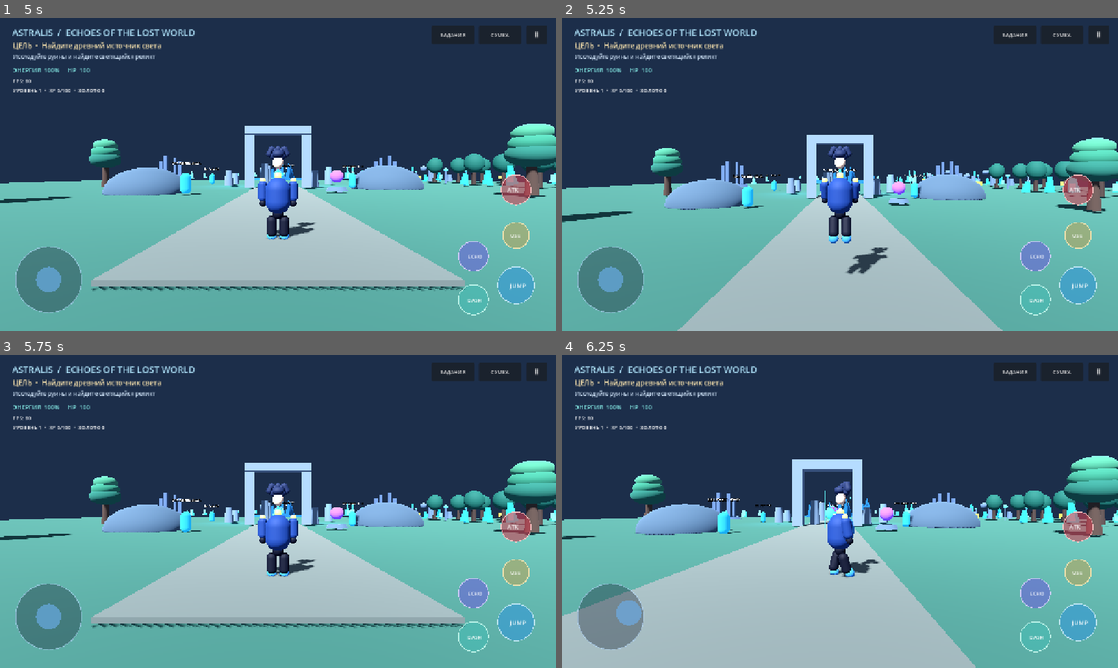
Above: before the commit, frames 1-4 (two rows, left to right).
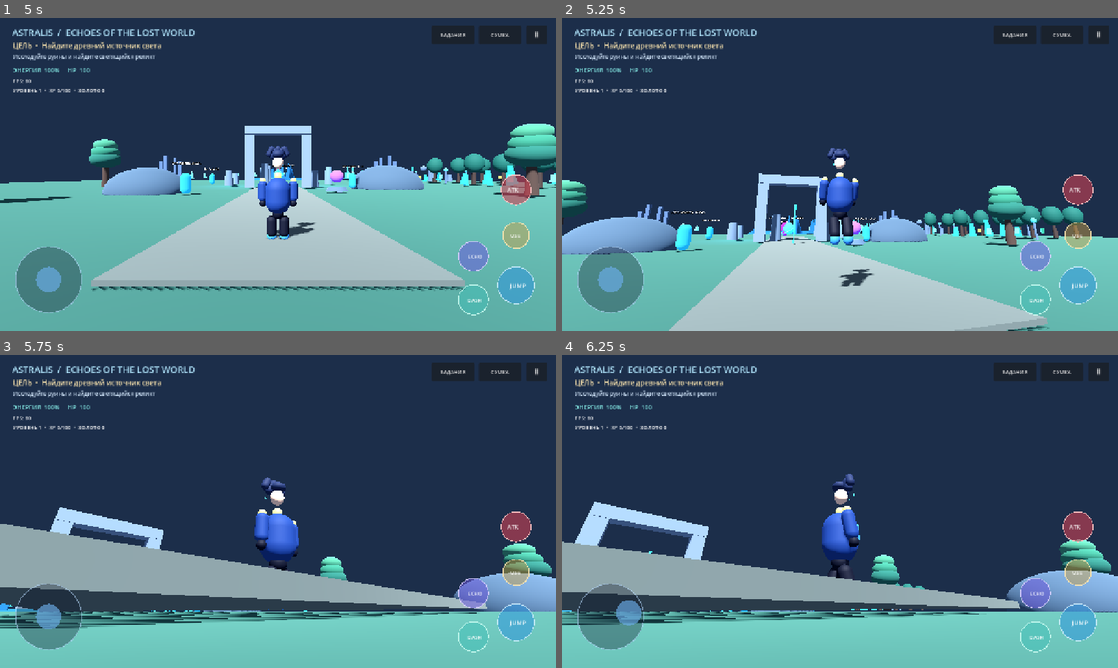
Above: after the commit, the same moments.

Repository: Phantom220-hub/ASTRALIS-RPG
Game: Godot game, scene res://scenes/main/Main.tscn
Same seed, same stepped clock (60 frames per second), same inputs: the game is played once before the commit and once after it.
Inputs (mouse positions are in pixels of both pictures, inside the frame that each line leads up to):
- Up to frame 1 (5 s): click "НОВАЯ ИГРА" at 0.5 s; click "НОВАЯ ИГРА" at 1.25 s; click "Ⅱ" at 2 s; click "СУМКА" at 2.75 s; click "ЗАДАНИЯ" at 3.5 s; click "ПРОДОЛЖИТЬ" at 4.25 s
- Up to frame 2 (5.25 s): tap Enter (ui_accept) at 5 s; drag from (840, 174) to (895, 105) at 5.02 s
- Up to frame 3 (5.75 s): no input
- Up to frame 4 (6.25 s): drag from (728, 527) to (812, 574) at 5.77 s

Frame 1 is identical in both runs. In frame 2, 25% of the frame differs, in the area x 0-100%, y 37-100%; in frame 3, 44%; in frame 4, 48%, in the area x 0-100%, y 32-100%.

Commit message:
Add right-side touch camera control

Diff:
--- a/scripts/ui/mobile_controls.gd
+++ b/scripts/ui/mobile_controls.gd
@@ -8,6 +8,7 @@
 var _cast_touch := -1
 var _interact_touch := -1
 var _attack_touch := -1
+var _camera_touch := -1
 var _joy_vector := Vector2.ZERO
 
 func _ready() -> void:
@@ -56,16 +57,22 @@
 			var attack_pos := Vector2(size.x - 92.0, size.y - 325.0)
 			var is_button: bool = event.position.distance_to(jump_pos) <= BUTTON_RADIUS * 1.25 or event.position.distance_to(das …(200 unchanged characters)…
 			var is_joystick: bool = event.position.x < size.x * 0.48 and event.position.y > size.y * 0.48
-			if is_button or is_joystick:
+			if is_button or is_joystick or event.position.x >= size.x * 0.48:
 				_handle_press(event.index, event.position)
 				accept_event()
 		else:
-			if event.index in [_joy_touch, _jump_touch, _dash_touch, _cast_touch, _interact_touch, _attack_touch]:
+			if event.index in [_joy_touch, _jump_touch, _dash_touch, _cast_touch, _interact_touch, _attack_touch, _camera_touch]:
 				_handle_release(event.index)
 				accept_event()
-	elif event is InputEventScreenDrag and event.index == _joy_touch:
-		_update_joystick(event.position)
-		accept_event()
+	elif event is InputEventScreenDrag:
+		if event.index == _joy_touch:
+			_update_joystick(event.position)
+			accept_event()
+		elif event.index == _camera_touch:
+			var players := get_tree().get_nodes_in_group("player")
+			if not players.is_empty() and players[0].has_method("rotate_camera_drag"):
+				players[0].rotate_camera_drag(event.relative)
+			accept_event()
 
 func _handle_press(index: int, pos: Vector2) -> void:
 	var size := get_rect().size
@@ -92,6 +99,8 @@
 	elif pos.x < size.x * 0.48 and pos.y > size.y * 0.48:
 		_joy_touch = index
 		_update_joystick(pos)
+	elif pos.x >= size.x * 0.48:
+		_camera_touch = index
 
 func _handle_release(index: int) -> void:
 	if index == _joy_touch:
@@ -113,6 +122,8 @@
 	if index == _attack_touch:
 		_attack_touch = -1
 		Input.action_release("attack")
+	if index == _camera_touch:
+		_camera_touch = -1
 	queue_redraw()
 
 func _update_joystick(pos: Vector2) -> void:
